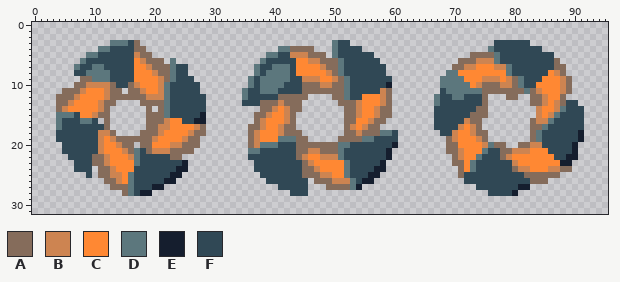
Two states of a sprite sheet, Images/Players/tp_spinning.gif. Above is the file before it was changed.
The file is 192x64 pixels, drawn in blocks of 2x2; one block is one cell here.
Palette (. is transparent): A #856c5b  B #cd8451  C #ff8833  D #5c777d  E #151e2e  F #304855
Pixels before, first column x 4:
 3 .........DDDFA................................DFF........................FFFFFF.........
 4 .......DDFFFFAA......................DDAAAA...DFFFF.....................DFFFFFFFF.......
 5 .....DDFFFFFFBAA...................DDFFBBBAAA.DFFFFFF................AAAADFFFFFFFFF.....
 6 ....DFFFFFFFFCBAAA.D..............DFFFFFCCBBAAADFFFFFF.............AAABBBDFFFFFFFFFA....
 7 ...DFFDDFFFFFCCBAAADFF...........DFFDDDFCCCCBAADFFFFFFF...........AABBCCCBBDFFFFFFFAA...
 8 ...FFDDDDFFFFCCCBAADFF...........DFDDDDFCCCCCBADFFFFFFF..........DDCCCCCCCCDFFFFFFCBA...
 9 ....AADDDFFFFCCCCBADFFF.........DFDDDDDFFBBBCCBADFFFFFFF........DDDDCCCBBBCBADFFFCCCBA..
10 ...AABBBBAFFABCCCBDFFFFF........DFDDDDFFFAAABBAADFFFFFFE........DDDDDCBAAABBADFFCCCCBA..
11 .AAABCCCBAA.AABCCBDFFFFF.......DFFDDDFFFFAAAAAAADFFFFFBA........FDDDDDDAAAAAAADABCCCBA..
12 AAABCCCCBAAAAAABBBDFFFFFF......DFFFFFAAAAA....AADFFCCCBA.......DFFDDFFFA...AA..AABCCA...
13 AABCCCCBAA....AAAADFFFFFF......FFFAAABAAA......AAABCCCBA.......DFFFFFFFA.......AABCBAFF.
14 ABCCCCCBA......A.ADFFFFFF.........AABCBAA.......AABCCBAA.......FFFFFFFAA........BCCBDFFF
15 DDDFCCBAA......AAADFFFFFE........AABCCBA........AABCCBAA.......FFFFFFAAA........BCBDFFFF
16 DFFFDDF.A......AAABCCFFEE........ABCCCBA........AACCBAA........FFFFFBAA........ABBDFFFFF
17 DFFFFFFFA......AABBCCCCBA.......AABCCBAA........ABCBAA.........FFFFBCBA........AADFFFFFF
18 FFFFFFFBBA....AAABCCCCBAA.......ABCCCBAAA.......AABAAADDF.......FFBCCBAA.......ADFFFFFFE
19 FFFFFFFBCBAAAAAABCCCCBAA........ABCCCDDDAA.....AAAADDFFFF........ABCCCBA.......ADFFFFFFE
20 .FFFFFFBCCBAA.AACCCBBAAA........ABDDDFFFAAAAAAADDFFFFFFFE........AACCCCBDAA..AABBFFFFFE.
21 .FFFFFFBCCCBADFABBBAAAA.........DDFFFFFFAABBAAADFFFFFFFE.........AABCCCDFFAABBBCCCFFFFE.
22 ..FFFFAABCCCBDFFFFFAA...........FFFFFFFFABCCBBBDFFFFFFFE..........ABCCDFFFABCCCCCCCFFEE.
23 ...FFFAABCCCCDFFFFFFFE...........FFFFFFFFABCCCCCDFFFFFE...........AACDFFFFFFBCCCCCCCEE..
24 ...FFF.AABCCCFFFFFFFEE...........FFFFFFFFAABCCCCDFFFFEE............ACDFFFFFFABBCCCBBAA..
25 .....F.AABBCDFFFFFFEE.............FFFFFFFAAABBCCDFFFEE.............AFFFFFFFFFFAAAAAA....
26 ........AABCDFFFFFEE...............FFFFFFF.AAABBBDFEE...............FFFFFFFFFFFAAA......
27 .........AAADFFFEE...................FFFFF...AAAADE...................FFFFFFFEE.........
28 ...........ADFEE.......................FFF..............................FFFFE...........
Once edited:
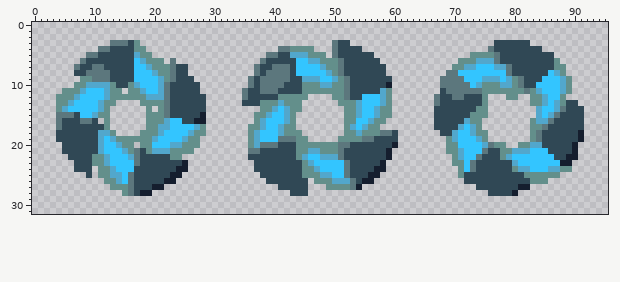
From old to new:
colour A: #856c5b -> #638f8b
colour B: #cd8451 -> #52a7cc
colour C: #ff8833 -> #33c5ff
Changed places in both pictures, as pixel boxes (x1, y1, x2, y2):
changed: (56, 40, 206, 196)
changed: (248, 46, 392, 190)
changed: (446, 52, 572, 184)
